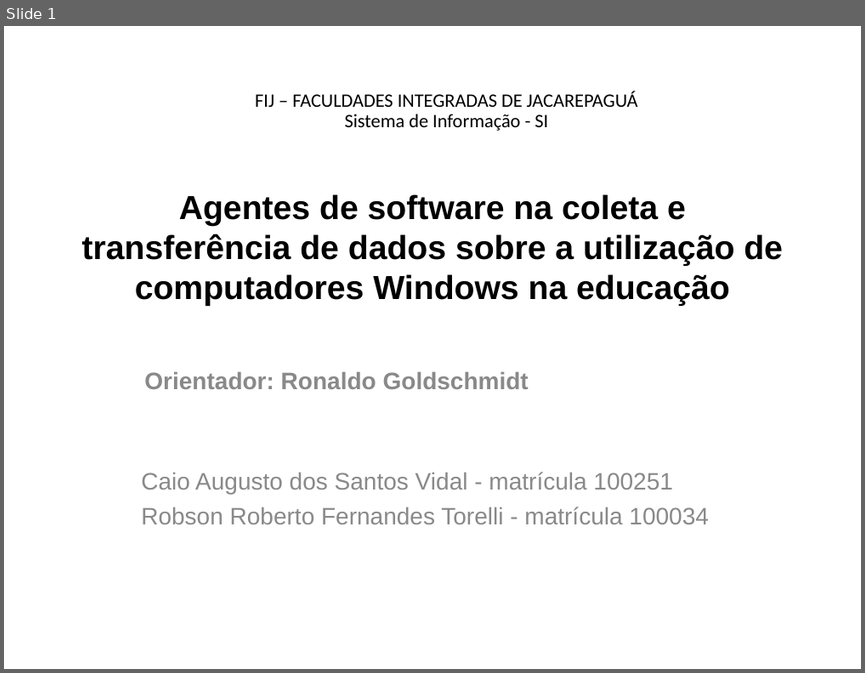
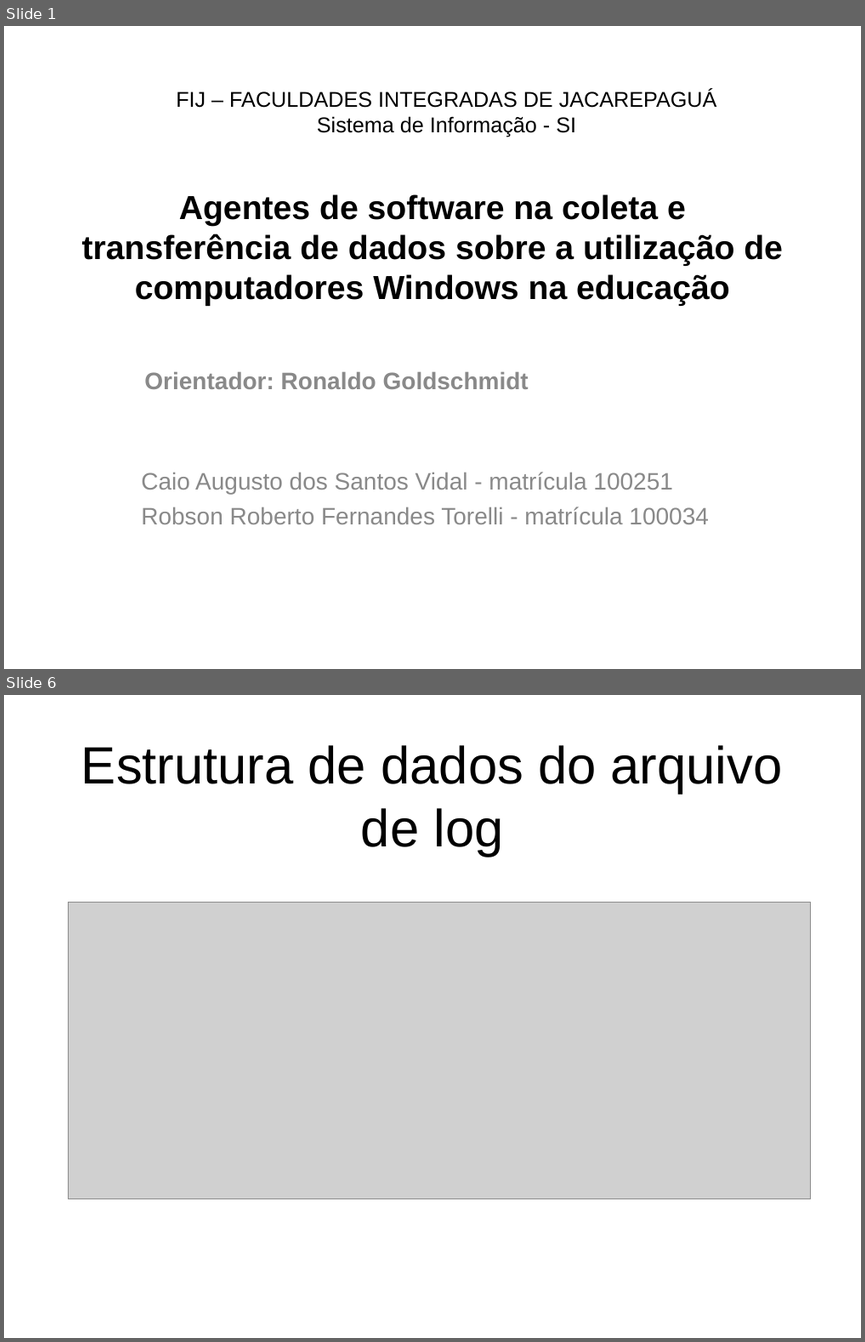
Before and after one commit to Fabricioultrasoft/tcc-fij, a slide deck: Apresentação TCC.ppt. Shown one above the other, each under a label of ours: slide 1 before the commit, slides 1 and 6 after it; the slides between them are not shown. The pictures are 865x673 and 865x1342 pixels, drawn with LibreOffice and Linux fonts; fonts in the diff are those of the drawing; grey boxes stand for pictures. Boxes give left, top, right and bottom in pixels: in the first picture for what was removed or moved away, otherwise in the second. Text is boxed around its words. In the diff, an @@ line names an element or a change of style, - is before the commit and + after.

```diff
--- a/Apresentação TCC.ppt
+++ b/Apresentação TCC.ppt
@@ slide 6 added at [4,695,861,1338], background #FFFFFF @@
@@ title added at [81,745,783,856], 44 pt, text #000000 @@
+Estrutura de dados do arquivo de log
@@ picture added at [69,902,811,1199] @@
@@ slide 1 changed as well @@
@@ text "FIJ – FACULDADES INTEGRADAS DE ..." at [176,89,717,137]: size 16 to 18 pt, font Calibri to Arial; line spacing 0.9 to 1 @@
```
Also in this commit, not shown: 4 other slides added.
